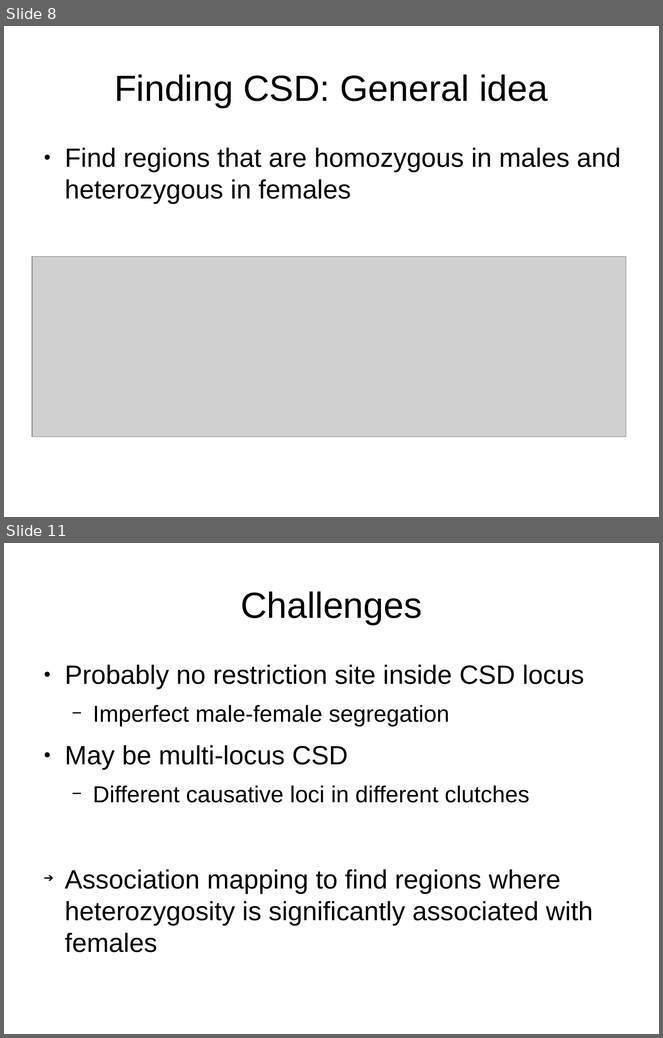
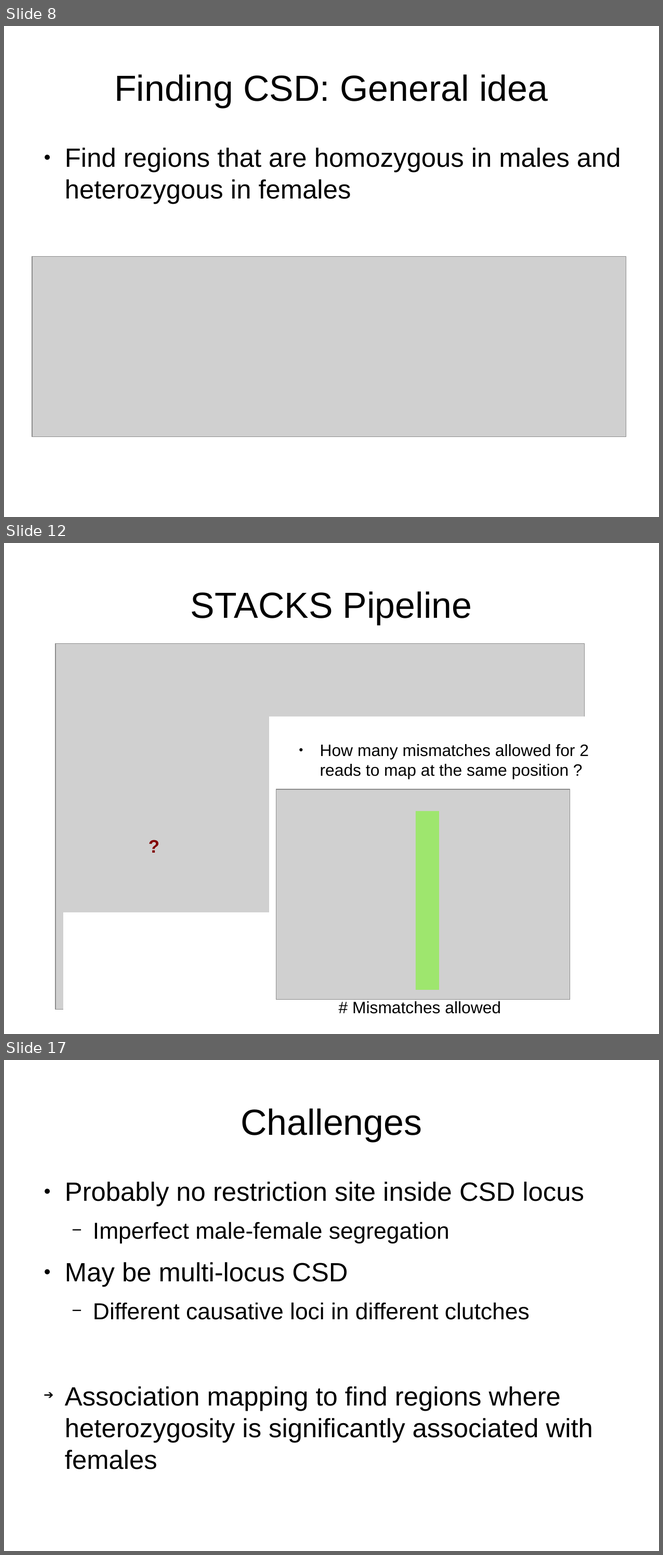
Before and after one commit to cmdoret/master_archive, a slide deck: reports/presentations/lab_meeting_20170712/lab_meeting_20170712.odp. Shown one above the other, each under a label of ours: slides 8 and 11 before the commit, slides 8, 12 and 17 after it; the slides between them are not shown. The pictures are 663x1038 and 663x1555 pixels, drawn with LibreOffice and Linux fonts; fonts in the diff are those of the drawing; grey boxes stand for pictures. Boxes give left, top, right and bottom in pixels: in the first picture for what was removed or moved away, otherwise in the second. Text is boxed around its words. In the diff, an @@ line names an element or a change of style, - is before the commit and + after.

```diff
--- a/reports/presentations/lab_meeting_20170712/lab_meeting_20170712.odp
+++ b/reports/presentations/lab_meeting_20170712/lab_meeting_20170712.odp
@@ slide 12 added at (4, 543, 659, 1034), background #FFFFFF @@
@@ title added at (191, 591, 472, 625), 44 pt, text #000000 @@
+STACKS Pipeline
@@ picture added at (55, 643, 585, 1010) @@
@@ rectangle added at (269, 717, 603, 1025), fill #FFFFFF @@
@@ text added at (320, 744, 589, 779), 20 pt, text #000000 @@
+● How many mismatches allowed for 2 reads to map at the same position ?
@@ picture added at (276, 790, 571, 1000) @@
@@ rectangle added at (416, 811, 439, 990), fill #66FF00 at 47% opacity @@
@@ text added at (142, 833, 175, 859), 22 pt, text #800000, bold @@
+?
@@ rectangle added at (63, 913, 299, 1020), fill #FFFFFF @@
@@ text added at (352, 1002, 501, 1014), 20 pt, text #000000 @@
+# Mismatches allowed
@@ what was slide 11 is now slide 17 @@
```
Also in this commit, not shown: 5 slides changed, 5 other slides added, 5 other files.
